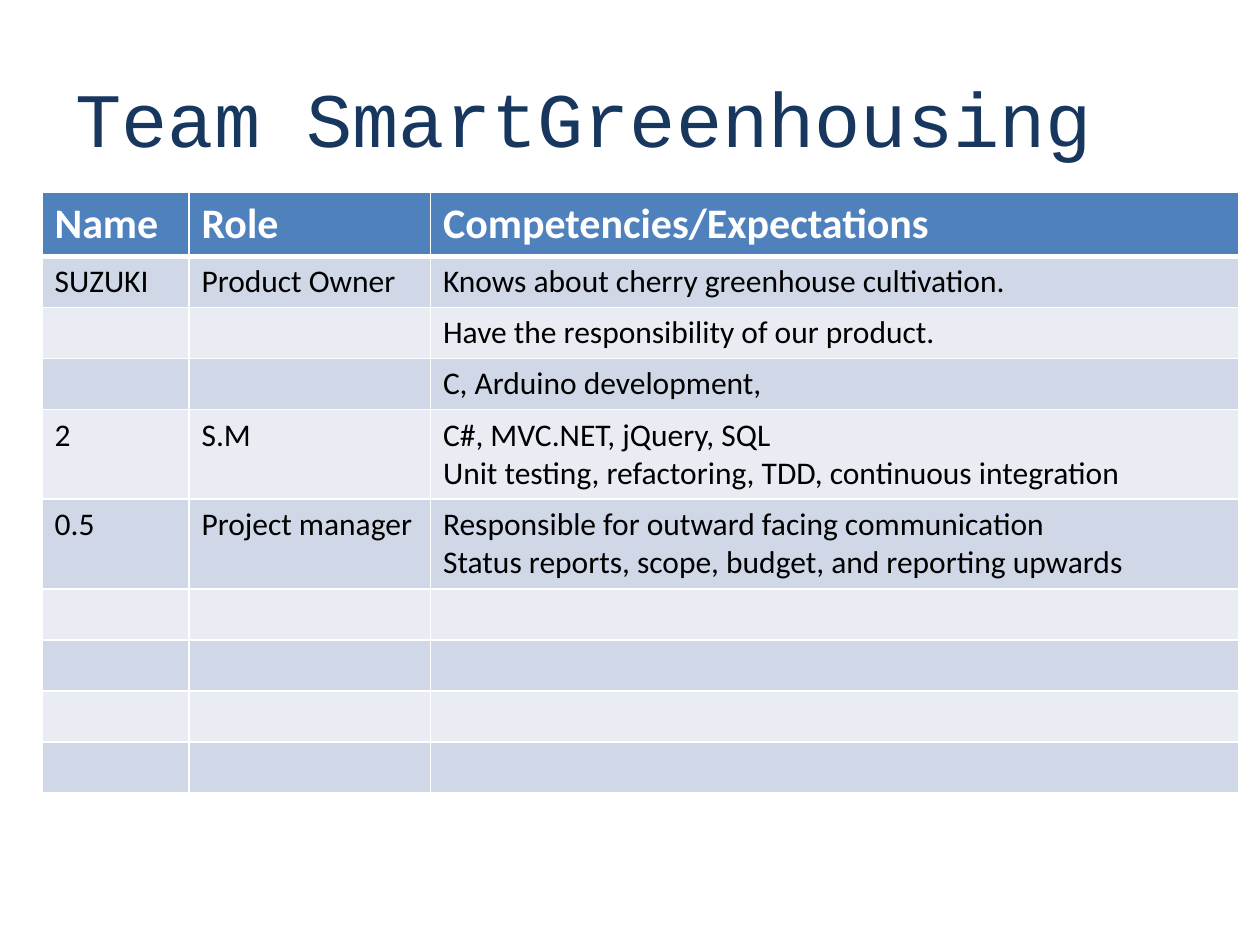
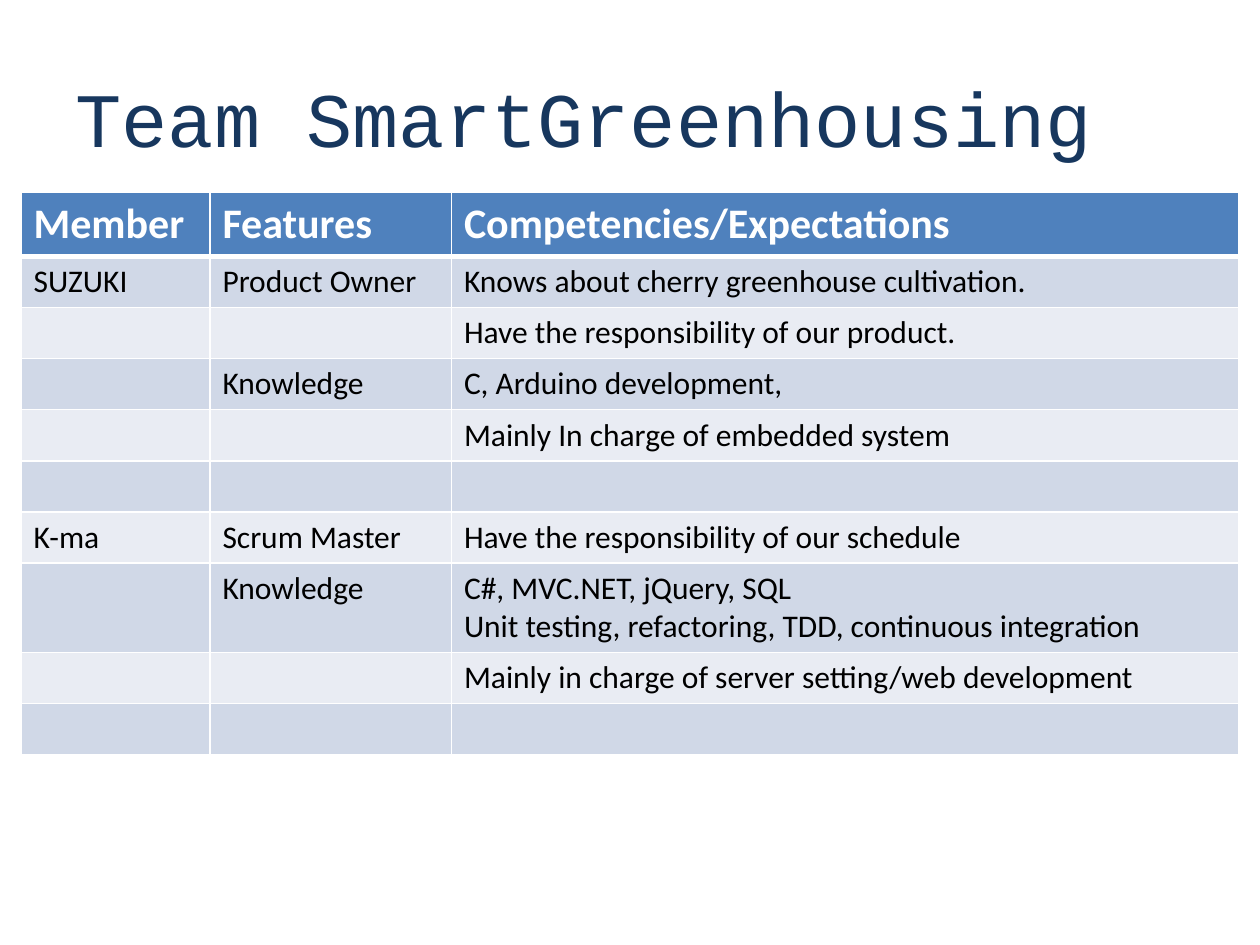
Before and after one commit to class-snct-rikitakelab/SmartGreenhousing, a slide deck: slide 9 of inception-deck-06-29.pptx. Drawn at 1260x945 pixels with LibreOffice and Linux fonts; fonts in the diff are those of the drawing. Boxes give left, top, right and bottom in pixels: in the first picture for what was removed or moved away, otherwise in the second. Text is boxed around its words. In the diff, an @@ line names an element or a change of style, - is before the commit and + after.

```diff
--- a/inception-deck-06-29.pptx
+++ b/inception-deck-06-29.pptx
@@ table at (21, 193, 1240, 752) @@
-row 1, column 1: Name
+row 1, column 1: Member
-row 1, column 2: Role
+row 1, column 2: Features
-row 4:  |  | C, Arduino development,
-row 5: 2 | S.M | C#, MVC.NET, jQuery, SQL / Unit testing, refactoring, TDD, continuous integration
-row 6: 0.5 | Project manager | Responsible for outward facing communication / Status reports, scope, budget, and reporting upwards
+row 4:  | Knowledge | C, Arduino development,
+row 5:  |  | Mainly In charge of embedded system
+row 7: K-ma | Scrum Master | Have the responsibility of our schedule
+row 8:  | Knowledge | C#, MVC.NET, jQuery, SQL / Unit testing, refactoring, TDD, continuous integration
+row 9:  |  | Mainly in charge of server setting/web development
-row 9:  |  | 
-row 10:  |  | 
@@ table: place and size @@
-table at (42, 193, 1240, 790)
+table at (21, 193, 1240, 752)
```
Also in this commit, not shown: 4 other slides changed, 1 slide added, 2 slides removed, 1 other file.
